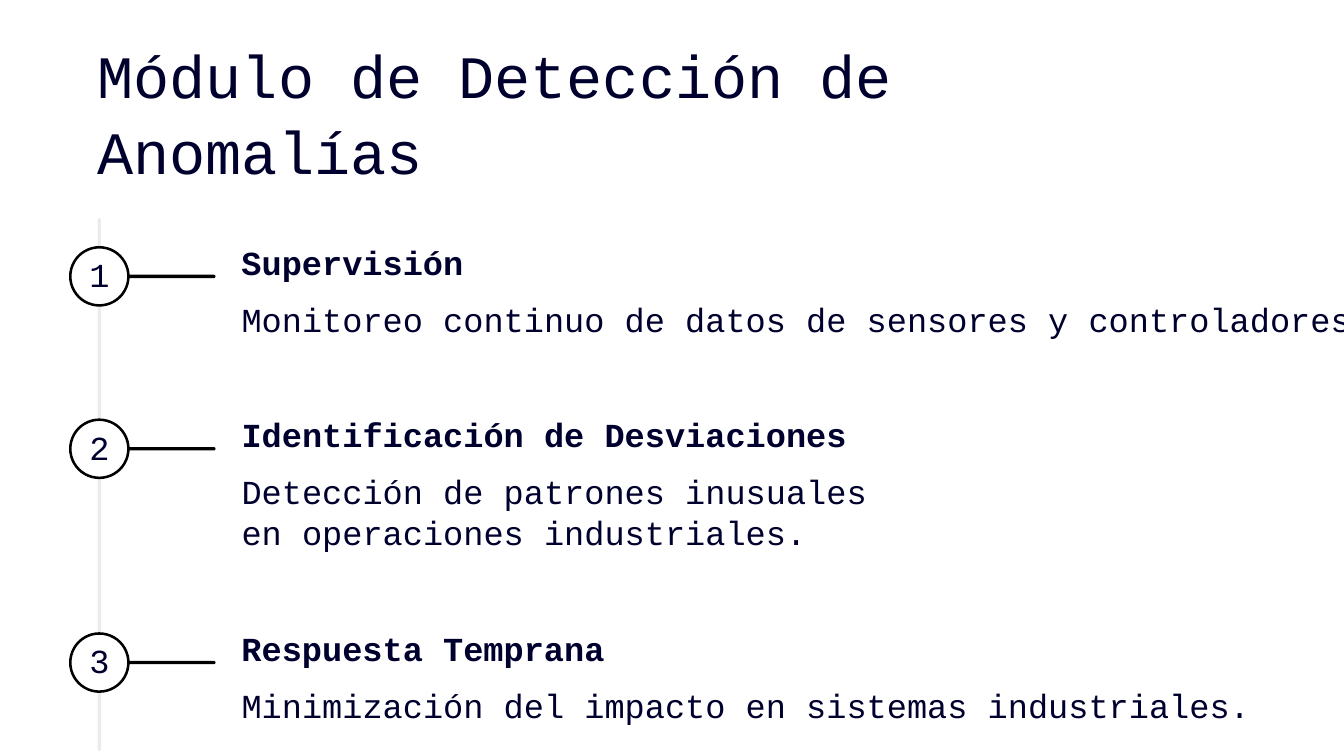
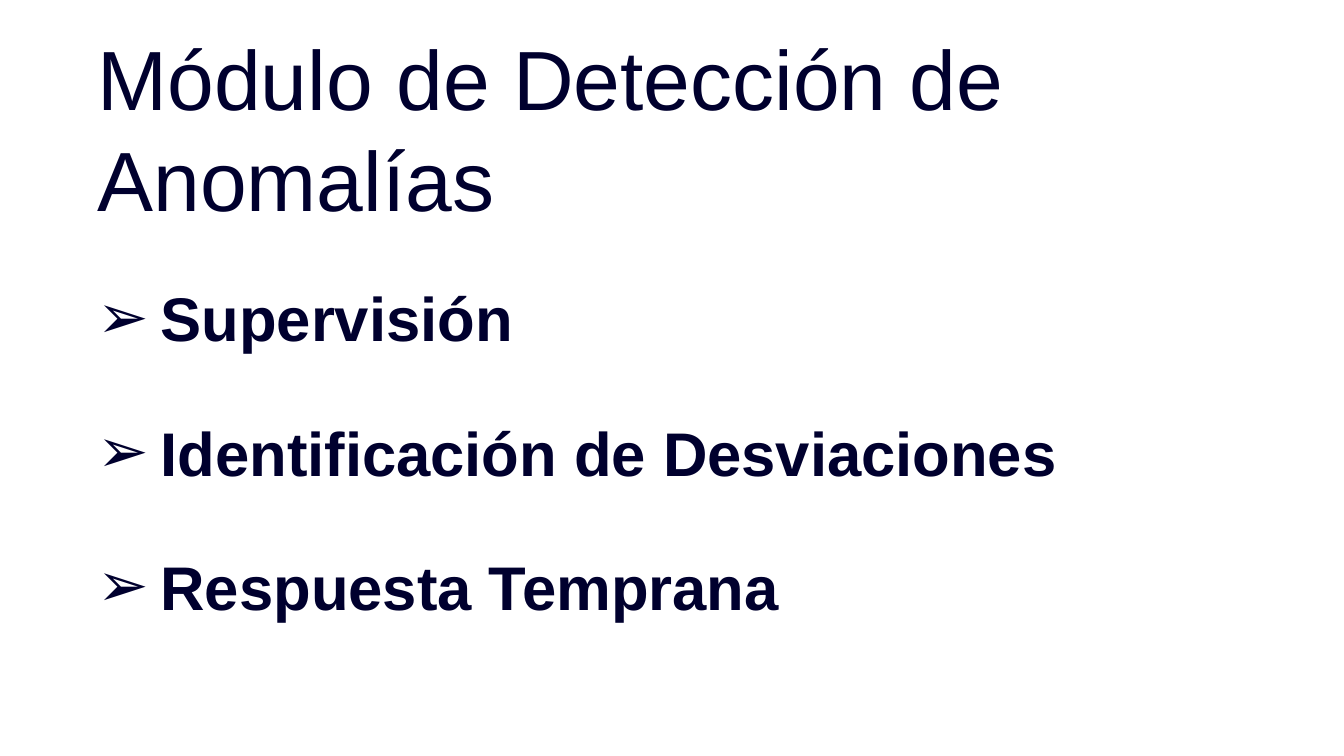
Before and after one commit to NeoUroboros/AnomalyDetection, a slide deck: slide 5 of Deteccion Bien.pptx. Drawn at 1344x756 pixels with LibreOffice and Linux fonts; fonts in the diff are those of the drawing. Boxes give left, top, right and bottom in pixels: in the first picture for what was removed or moved away, otherwise in the second. Text is boxed around its words. In the diff, an @@ line names an element or a change of style, - is before the commit and + after.

```diff
--- a/Deteccion Bien.pptx
+++ b/Deteccion Bien.pptx
@@ text "Módulo de Detección de Anomalías": place and size @@
-text "Módulo de Detección de Anomalías" at [98, 55, 891, 175]
+text "Módulo de Detección de Anomalías" at [98, 48, 1003, 212]
@@ text "Módulo de Detección de Anomalías" at [98, 48, 1003, 212]: size 43 to 60 pt, font Courier New to Arial; line spacing 54pt to 1 @@
@@ rounded rectangle removed at [98, 218, 101, 751] @@
@@ rounded rectangle removed at [71, 247, 129, 306] @@
@@ text removed at [89, 265, 109, 287] @@
-1
@@ size 24 to 44 pt, font Courier New to Arial; bullet none to ➢ in 3 elements at [161, 430, 1056, 477], [161, 567, 779, 621], [161, 295, 513, 353] @@
@@ text "Supervisión": place and size @@
-text "Supervisión" at [241, 250, 463, 282]
+text "Supervisión" at [161, 295, 513, 353]
@@ rounded rectangle removed at [125, 275, 216, 278] @@
@@ text removed at [242, 307, 1344, 339] @@
-Monitoreo continuo de datos de sensores y controladores.
@@ rounded rectangle removed at [71, 419, 129, 478] @@
@@ text removed at [89, 437, 109, 460] @@
-2
@@ text "Identificación de Desviaciones": place and size @@
-text "Identificación de Desviaciones" at [242, 423, 847, 448]
+text "Identificación de Desviaciones" at [161, 430, 1056, 477]
@@ rounded rectangle removed at [125, 448, 216, 451] @@
@@ text removed at [242, 480, 867, 552] @@
-Detección de patrones inusuales en operaciones industriales.
@@ text "Respuesta Temprana": place and size @@
-text "Respuesta Temprana" at [241, 638, 604, 668]
+text "Respuesta Temprana" at [161, 567, 779, 621]
@@ rounded rectangle removed at [71, 633, 129, 692] @@
@@ text removed at [89, 650, 109, 674] @@
-3
@@ rounded rectangle removed at [125, 661, 216, 664] @@
@@ text removed at [242, 693, 1250, 725] @@
-Minimización del impacto en sistemas industriales.
```
Also in this commit, not shown: 13 other slides changed, 10 slides added, 1 slide removed, 10 other files.
